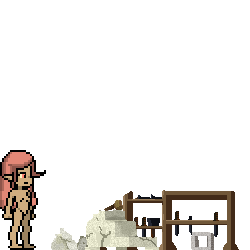
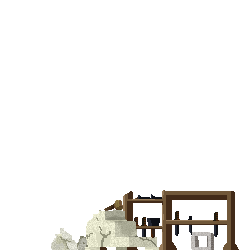
Before/after of a w=250, h=250 layered artwork. What changed in the layer stack:
removed layer "Layer 1" over (0, 150, 46, 250)
